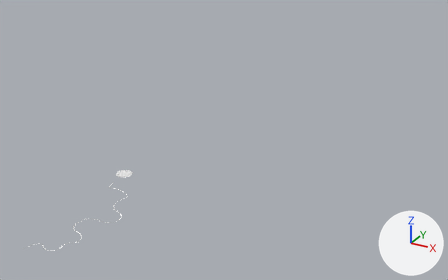
An edit to the glTF model assets/imported/path.glb, drawn before and after from the same camera.
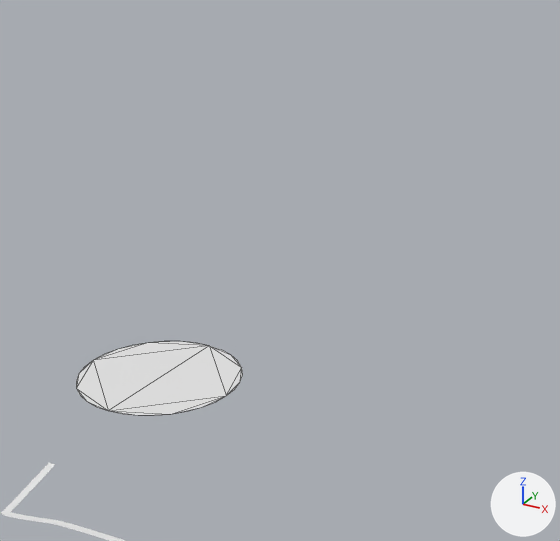
The first picture shows the older version from a 50 mm lens placed at (685.0, -684.0, 597.0), pointed at (-43.0, 640.0, -65.0). The close-ups show both versions on the part from 24% to 37% of the width and 48% to 68% of the height of that picture; other places that the commit changed are outside them. The lights are fixed; the arrows at lower right show +X, +Y and +Z. The close-ups show mesh edges as thin lines. Where no turn or scale is listed for an object, it has been applied to the vertices.

Names of what the first close-up shows: 'BezierCurve', 'Circle'.
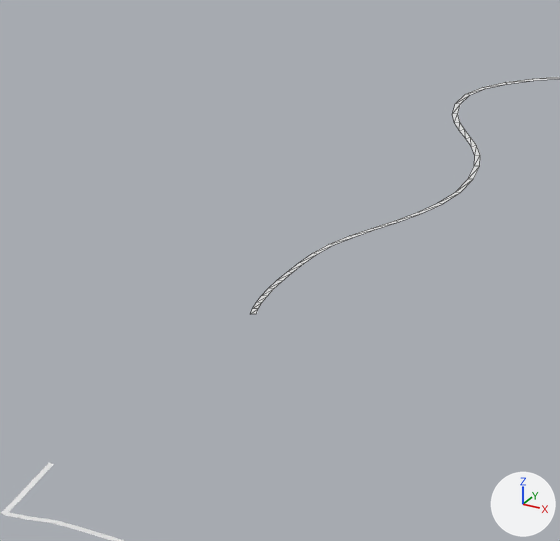
The newer file is also turned or shifted as a whole; pictures and numbers use the older file's frame.

Changed parts and their boxes (x1, y1, x2, y2) in the close-ups (560 x 541 px):
```json
{"object": "Circle", "change": "deleted", "before": [76, 341, 243, 415]}
{"object": "BezierCurve.001", "change": "added", "after": [251, 77, 560, 314]}
```

The change, as JSON lines over the scene's bpy script:
```json
{"op": "add", "block": "me_beziercurve_001", "code": ["me_beziercurve_001 = bpy.data.meshes.new('BezierCurve.001')", "me_beziercurve_001.from_pydata(...)  # 82 vertices, 80 faces; spans x -8.0..-6.0, y -124.0..86.0, z -4.0..61.0"]}
{"op": "remove", "block": "ob_circle", "code": ["ob_circle = bpy.data.objects.new('Circle', me_circle)", "ob_circle.location = (-59.7, 237.1, 9.1)"]}
{"op": "add", "block": "ob_beziercurve_001", "code": ["ob_beziercurve_001 = bpy.data.objects.new('BezierCurve.001', me_beziercurve_001)", "ob_beziercurve_001.location = (-27.8, 393.7, 1.6)", "ob_beziercurve_001.rotation_euler = (3.142, -1.571, 0.0)  # degrees (180, -90, 0)", "ob_beziercurve_001.scale = (-1.0, -1.0, -1.0)"]}
```
